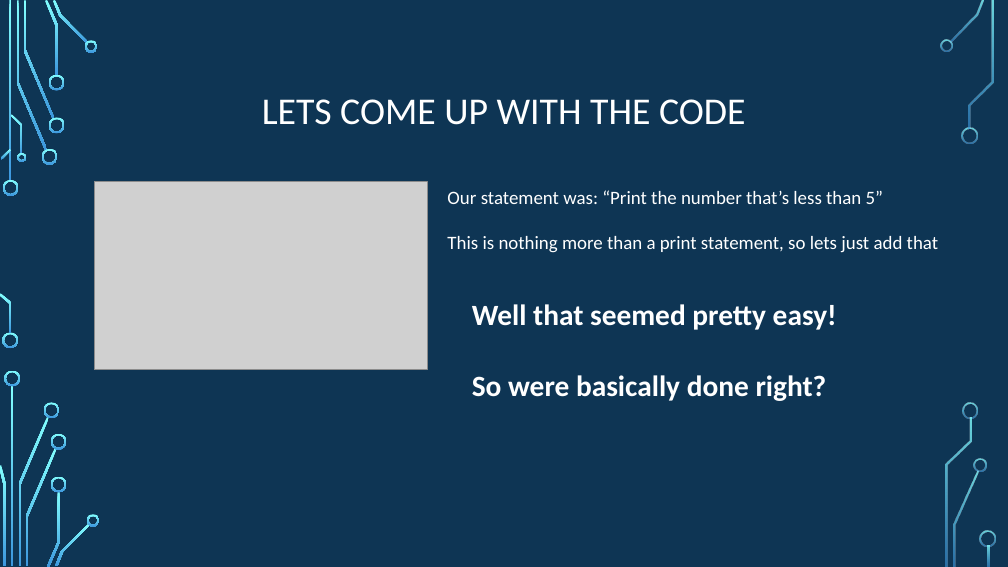
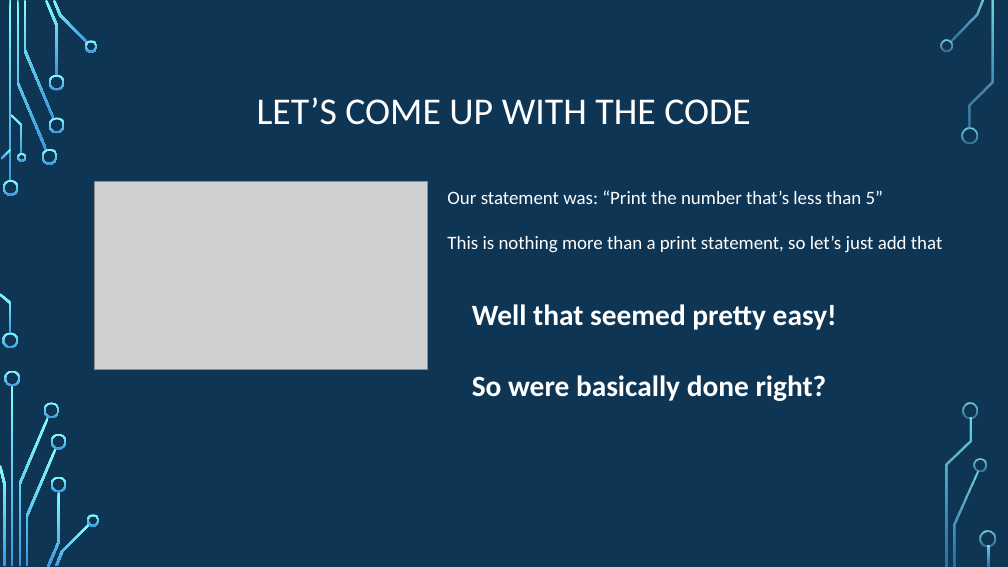
Before and after one commit to psypdt/ZIS_C-_Summer_Course_2019, a slide deck: slide 12 of Day_3/Day_3.pptx. Drawn at 1008x567 pixels with LibreOffice and Linux fonts; fonts in the diff are those of the drawing; grey boxes stand for pictures; background and template pictures are left out. Boxes give left, top, right and bottom in pixels: in the first picture for what was removed or moved away, otherwise in the second. Text is boxed around its words. In the diff, an @@ line names an element or a change of style, - is before the commit and + after.

```diff
--- a/Day_3/Day_3.pptx
+++ b/Day_3/Day_3.pptx
@@ title at (x1=257, y1=97, x2=751, y2=125): text changed @@
-LETS COME UP WITH THE CODE
+LET’S COME UP WITH THE CODE
@@ text at (x1=447, y1=236, x2=942, y2=253): text changed @@
-This is nothing more than a print statement, so lets just add that
+This is nothing more than a print statement, so let’s just add that
```
Also in this commit, not shown: 7 other slides changed, 18 slides added, 1 other file.
